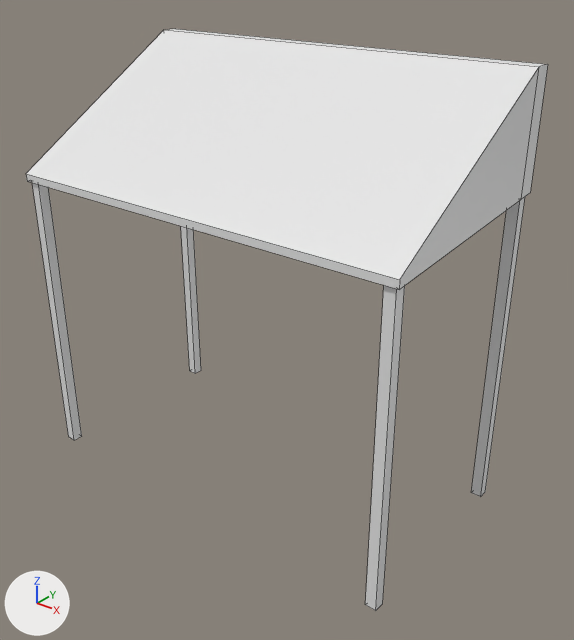
The FBX model PR_PizzaJam_3D/Assets/Meshes/Awning.fbx, before and after one commit.
Before and after are seen from a camera (50 mm lens) standing at (4.37, -5.12, 4.89) and looking at (0.26, 0.02, 1.7). Arrows for +X, +Y and +Z are at lower left; the lights stay in place. Mesh edges are drawn as thin lines. Where no turn or scale is listed for an object, it has been applied to the vertices.

Script lines for the objects in view, before the commit:
```python
me_awning = bpy.data.meshes.new('Awning')
me_awning.from_pydata(...)  # 24 vertices, 22 faces; spans x -2.0..2.0, y -1.0..1.0, z 2.83..4.0
me_awning_legs_back = bpy.data.meshes.new('Awning_Legs_Back')
me_awning_legs_back.from_pydata(...)  # a box spanning x -1.97..-1.87, y 0.87..0.97, z 0.0..3.0; a box spanning x 1.87..1.97, y 0.87..0.97, z 0.0..3.0
me_awning_legs_front = bpy.data.meshes.new('Awning_Legs_Front')
me_awning_legs_front.from_pydata(...)  # a box spanning x -1.97..-1.87, y -0.97..-0.87, z 0.0..2.84; a box spanning x 1.87..1.97, y -0.97..-0.87, z 0.0..2.84
ob_awning = bpy.data.objects.new('Awning', me_awning)
ob_awning.location = (0.0, 0.0, 0.0)
ob_awning_legs_back = bpy.data.objects.new('Awning_Legs_Back', me_awning_legs_back)
ob_awning_legs_back.location = (0.0, 0.0, 0.0)
ob_awning_legs_front = bpy.data.objects.new('Awning_Legs_Front', me_awning_legs_front)
ob_awning_legs_front.location = (0.0, 0.0, 0.0)
```
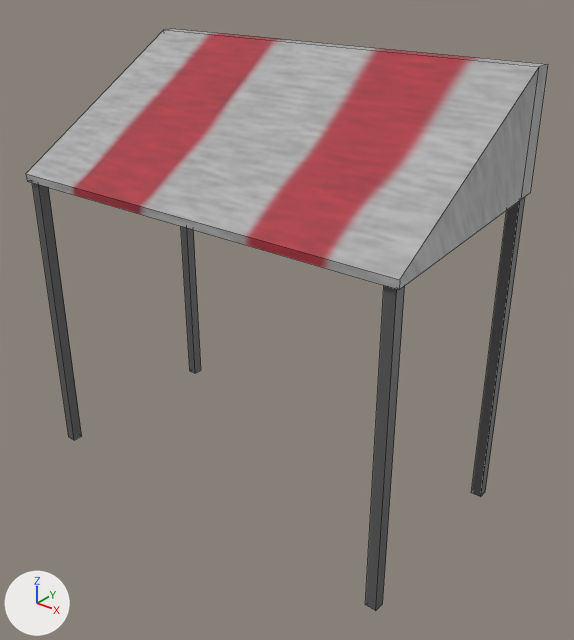
What differs and where, as boxes [x1, y1, x2, y2] in the pictures (574 x 640 px):
'Awning_Legs_Front', recoloured
    both: [32, 183, 405, 611]
'Awning_Legs_Back', recoloured
    both: [181, 197, 525, 497]
part 1 of me_awning, recoloured
    both: [26, 29, 548, 289]

The change, as a list of edits to the scene's bpy script:
```text
Add img_awning_texture_png:
    img_awning_texture_png = load_image('Awning Texture.png', 'Level Objects/Awning Texture.png', 1024, 1024, 'sRGB')
Add mat_awning_legs_material:
    mat_awning_legs_material = principled_material('Awning Legs Material')
    mat_awning_legs_material.base_color = (0.106, 0.106, 0.106)  # dark grey #5c5c5c
Add mat_awning:
    mat_awning = principled_material('Awning')
    mat_awning.texture = img_awning_texture_png
Change me_awning:
    used by ob_awning; location = (0.0, 0.0, 0.0)
    remove me_awning.from_pydata(...)  # 24 vertices, 22 faces; spans x -2.0..2.0, y -1.0..1.0, z 2.83..4.0
    add me_awning.from_pydata(...)  # 30 vertices, 28 faces; spans x -2.0..2.0, y -1.0..1.0, z 2.83..4.0
    me_awning part 1: 16 faces spanning x -2.0..2.0, y -1.0..1.0, z 2.83..4.0 switch from no material to mat_awning (picture img_awning_texture_png)
Change me_awning_legs_front:
    where me_awning_legs_front.from_pydata(...)  # 16 vertices, 12 faces; spans x -1.97..1.97, y -0.97..-0.87, z 0.0..2.84
    add me_awning_legs_front.materials.append(mat_awning_legs_material)  # dark grey #5c5c5c
Change me_awning_legs_back:
    where me_awning_legs_back.from_pydata(...)  # 16 vertices, 12 faces; spans x -1.97..1.97, y 0.87..0.97, z 0.0..3.0
    add me_awning_legs_back.materials.append(mat_awning_legs_material)  # dark grey #5c5c5c
```
